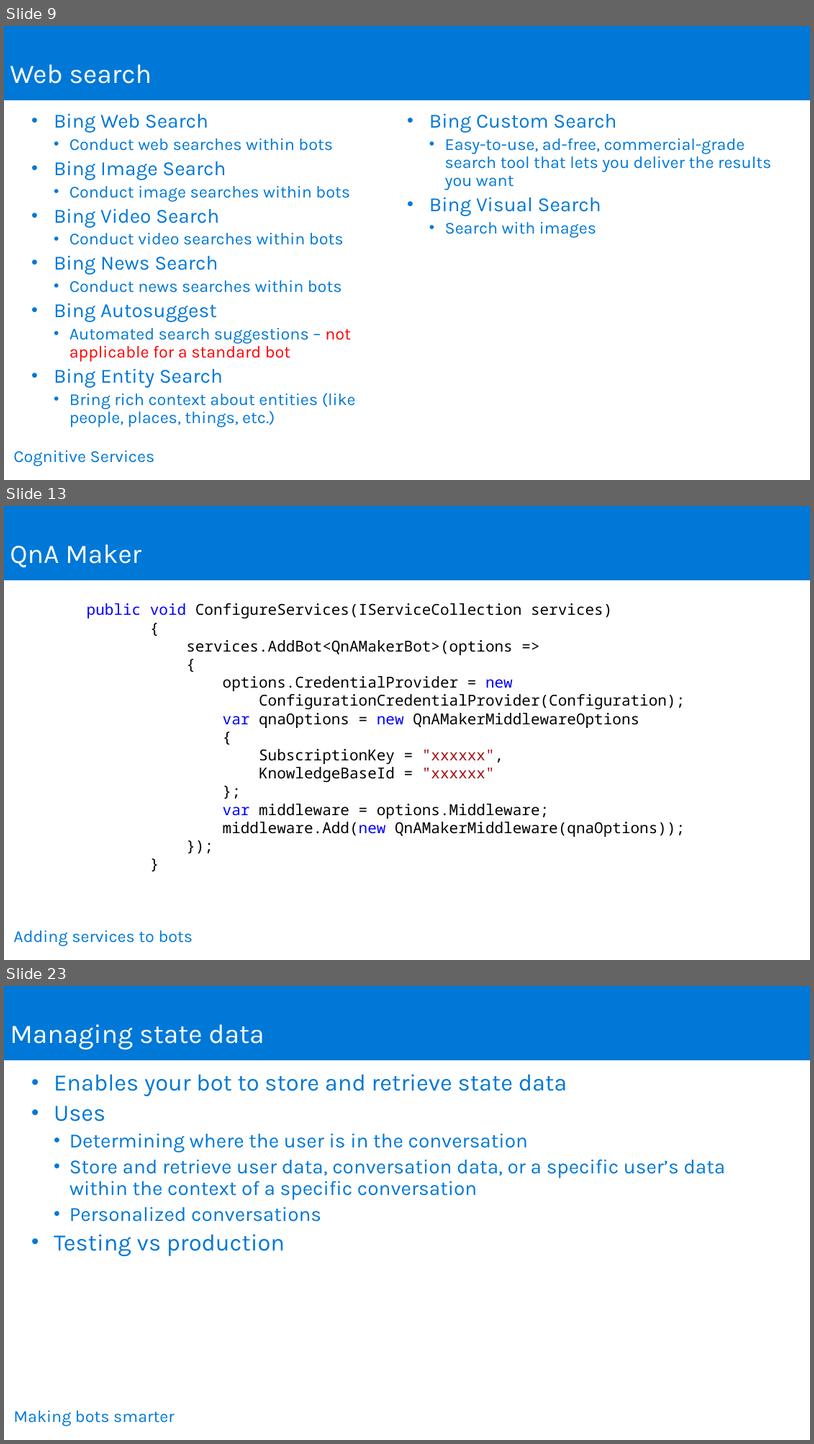
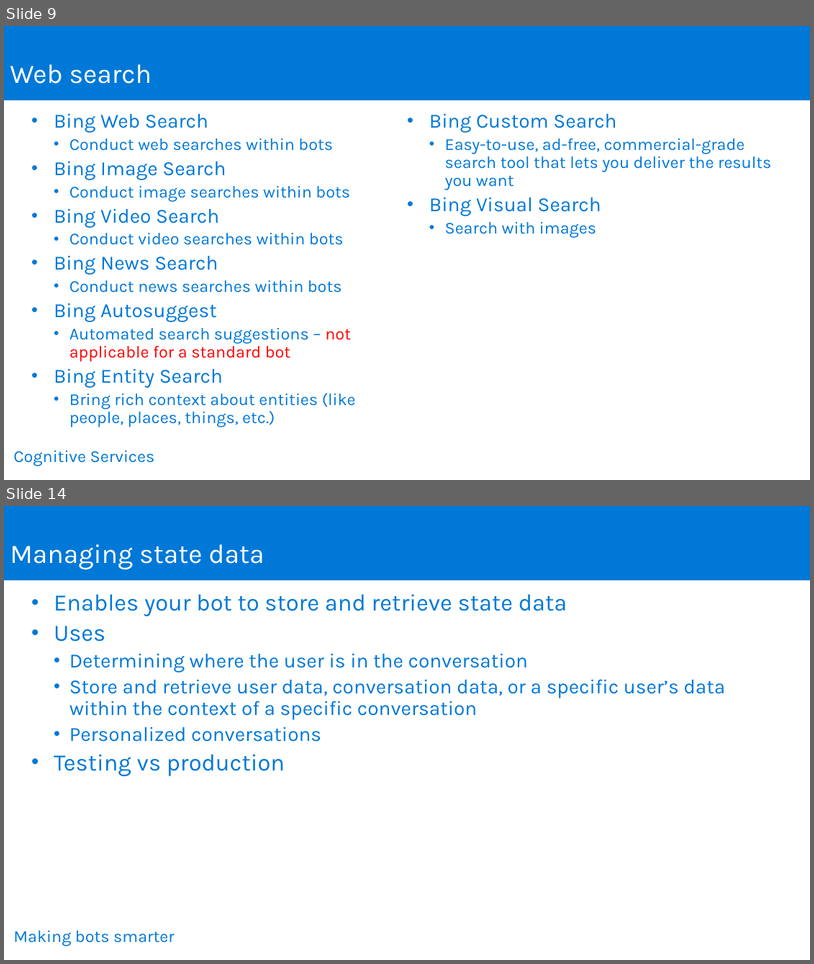
Before and after one commit to joeax/LearnAI-DesigningandArchitectingIntelligentAgents, a slide deck: 05-cognitive_services/resources/slides/IntelligentAgent_05_CognitiveServices_Instructor.pptx. Shown one above the other, each under a label of ours: slides 9, 13 and 23 before the commit, slides 9 and 14 after it; the slides between them are not shown. The pictures are 814x1444 and 814x964 pixels, drawn with LibreOffice and Linux fonts; fonts in the diff are those of the drawing; background and template pictures are left out. Boxes give left, top, right and bottom in pixels: in the first picture for what was removed or moved away, otherwise in the second. Text is boxed around its words. In the diff, an @@ line names an element or a change of style, - is before the commit and + after.

```diff
--- a/05-cognitive_services/resources/slides/IntelligentAgent_05_CognitiveServices_Instructor.pptx
+++ b/05-cognitive_services/resources/slides/IntelligentAgent_05_CognitiveServices_Instructor.pptx
@@ slide 13 removed at (4, 506, 810, 960), background #FFFFFF @@
@@ rectangle removed at (4, 506, 810, 580) @@
-QnA Maker
@@ text removed at (87, 603, 685, 836) @@
-public void ConfigureServices(IServiceCollection services)
-{
-services.AddBot<QnAMakerBot>(options =>
-{
-options.CredentialProvider = new
-ConfigurationCredentialProvider(Configuration);
-var qnaOptions = new QnAMakerMiddlewareOptions
-{
-SubscriptionKey = "xxxxxx",
-KnowledgeBaseId = "xxxxxx"
-};
-var middleware = options.Middleware;
-middleware.Add(new QnAMakerMiddleware(qnaOptions));
-});
-}
@@ text removed at (13, 930, 193, 945) @@
-Adding services to bots
@@ what was slide 23 is now slide 14 @@
```
Also in this commit, not shown: 9 slides changed, 1 slide added, 8 other slides removed, 2 other files.
